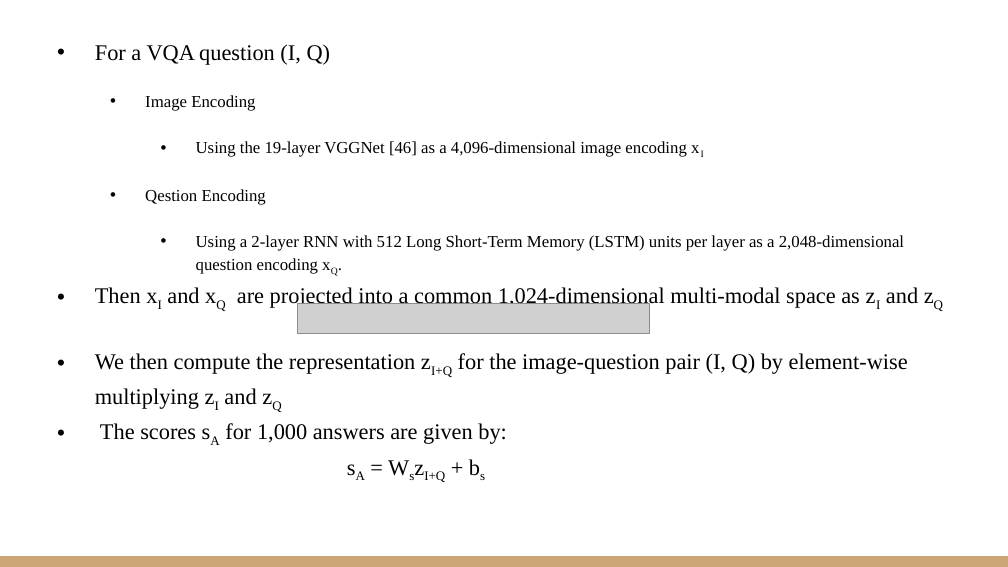
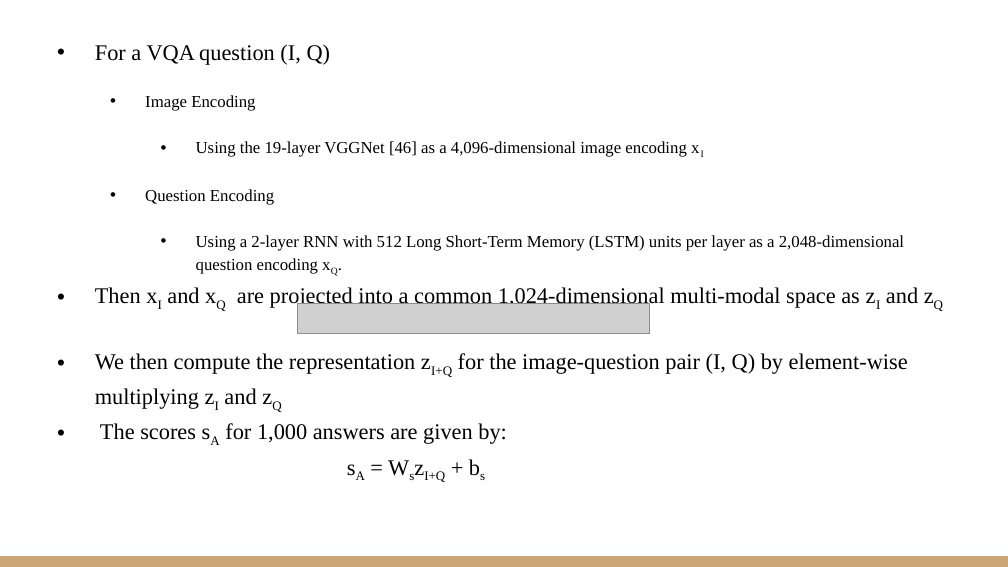
Before and after one commit to VarunBohara/Mini-Project-Documents, a slide deck: slide 14 of Literature Survey 2.pptx (slide 17 before the commit). Drawn at 1008x567 pixels with LibreOffice and Linux fonts; fonts in the diff are those of the drawing; grey boxes stand for pictures. Boxes give left, top, right and bottom in pixels: in the first picture for what was removed or moved away, otherwise in the second. Text is boxed around its words. In the diff, an @@ line names an element or a change of style, - is before the commit and + after.

```diff
--- a/Literature Survey 2.pptx
+++ b/Literature Survey 2.pptx
@@ text at [145, 189, 274, 205]: text changed @@
-  • Qestion Encoding
+  • Question Encoding
```
Also in this commit, not shown: 1 other slide changed, 3 slides removed.
